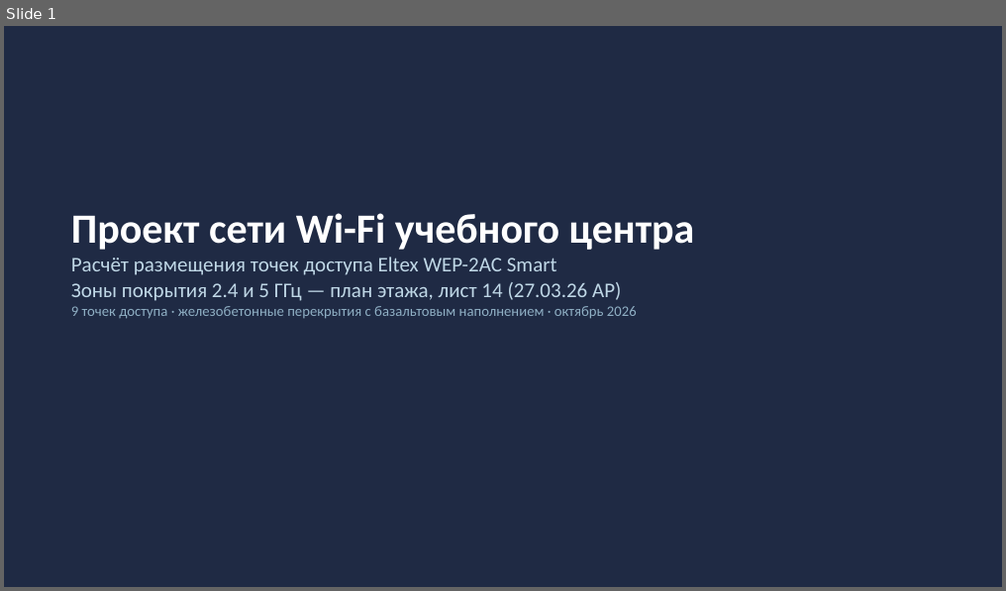
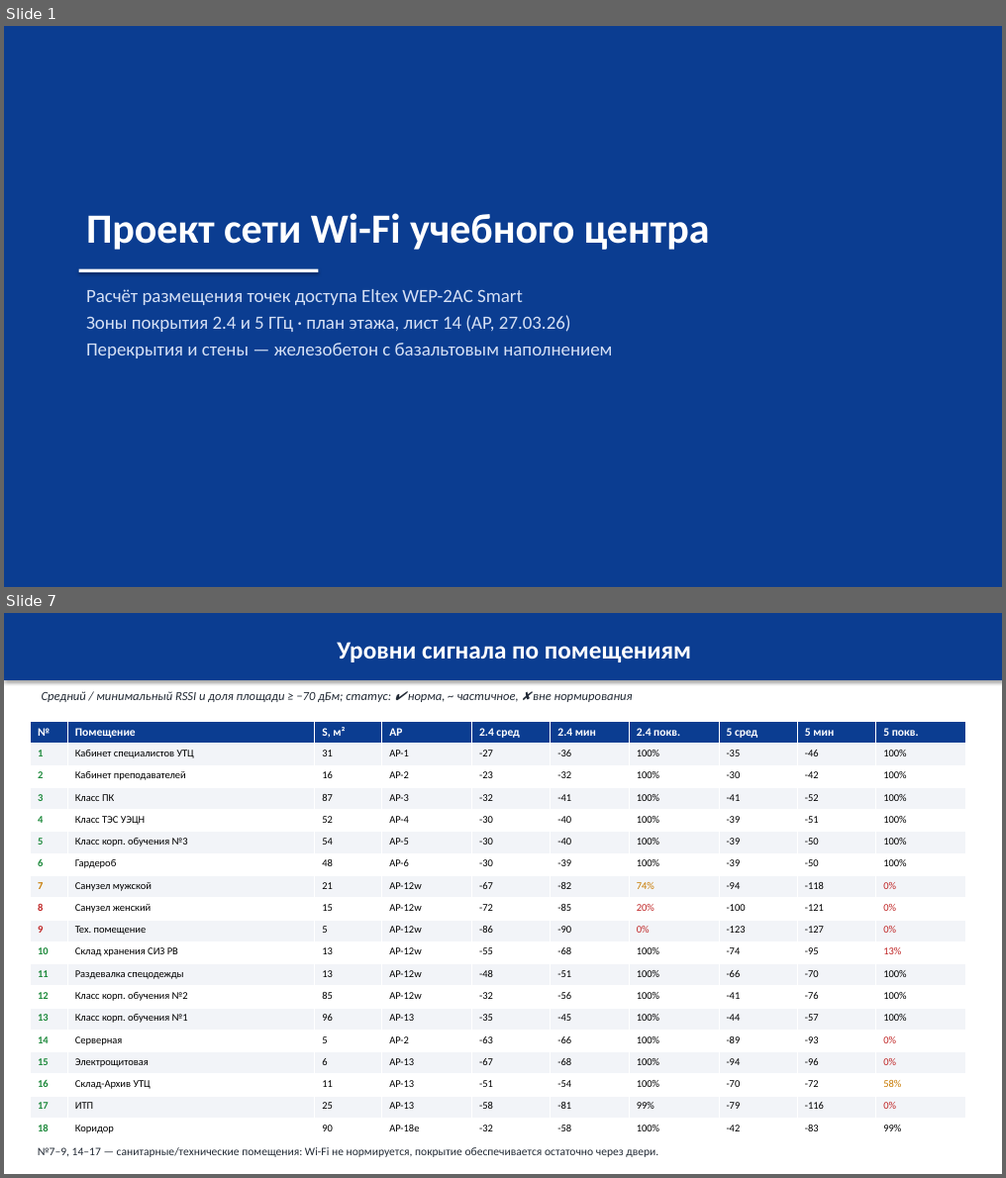
Before and after one commit to vertikalnii/preza, a slide deck: out/WiFi_Eltex_WEP-2AC_план_лист14.pptx. Shown one above the other, each under a label of ours: slide 1 before the commit, slides 1 and 7 after it; the slides between them are not shown. The pictures are 1006x591 and 1006x1178 pixels, drawn with LibreOffice and Linux fonts; fonts in the diff are those of the drawing. Boxes give left, top, right and bottom in pixels: in the first picture for what was removed or moved away, otherwise in the second. Text is boxed around its words. In the diff, an @@ line names an element or a change of style, - is before the commit and + after.

```diff
--- a/out/WiFi_Eltex_WEP-2AC_план_лист14.pptx
+++ b/out/WiFi_Eltex_WEP-2AC_план_лист14.pptx
@@ slide 7 added at <box>4,613,1002,1174</box>, background #FFFFFF @@
@@ rectangle added at <box>4,613,1002,680</box>, fill #0B3D91, 24 pt, text #FFFFFF, bold @@
+Уровни сигнала по помещениям
@@ text added at <box>42,691,633,702</box>, 12 pt, text #222A35, italic @@
+Средний / минимальный RSSI и доля площади ≥ −70 дБм; статус: ✔ норма, ~ частичное, ✘ вне нормирования
@@ table added at <box>30,722,966,1141</box>, 19 rows, 10 columns @@
+№ | Помещение | S, м² | AP | 2.4 сред | 2.4 мин | 2.4 покв. | 5 сред | 5 мин | 5 покв.
+1 | Кабинет специалистов УТЦ | 31 | AP-1 | -27 | -36 | 100% | -35 | -46 | 100%
+2 | Кабинет преподавателей | 16 | AP-2 | -23 | -32 | 100% | -30 | -42 | 100%
+3 | Класс ПК | 87 | AP-3 | -32 | -41 | 100% | -41 | -52 | 100%
+4 | Класс ТЭС УЭЦН | 52 | AP-4 | -30 | -40 | 100% | -39 | -51 | 100%
+5 | Класс корп. обучения №3 | 54 | AP-5 | -30 | -40 | 100% | -39 | -50 | 100%
+6 | Гардероб | 48 | AP-6 | -30 | -39 | 100% | -39 | -50 | 100%
+7 | Санузел мужской | 21 | AP-12w | -67 | -82 | 74% | -94 | -118 | 0%
+8 | Санузел женский | 15 | AP-12w | -72 | -85 | 20% | -100 | -121 | 0%
+9 | Тех. помещение | 5 | AP-12w | -86 | -90 | 0% | -123 | -127 | 0%
+10 | Склад хранения СИЗ РВ | 13 | AP-12w | -55 | -68 | 100% | -74 | -95 | 13%
+11 | Раздевалка спецодежды | 13 | AP-12w | -48 | -51 | 100% | -66 | -70 | 100%
+12 | Класс корп. обучения №2 | 85 | AP-12w | -32 | -56 | 100% | -41 | -76 | 100%
+13 | Класс корп. обучения №1 | 96 | AP-13 | -35 | -45 | 100% | -44 | -57 | 100%
+14 | Серверная | 5 | AP-2 | -63 | -66 | 100% | -89 | -93 | 0%
+15 | Электрощитовая | 6 | AP-13 | -67 | -68 | 100% | -94 | -96 | 0%
+16 | Склад-Архив УТЦ | 11 | AP-13 | -51 | -54 | 100% | -70 | -72 | 58%
+17 | ИТП | 25 | AP-13 | -58 | -81 | 99% | -79 | -116 | 0%
+18 | Коридор | 90 | AP-18e | -32 | -58 | 100% | -42 | -83 | 99%
@@ text added at <box>38,1148,658,1157</box>, 11 pt, text #222A35 @@
+№7–9, 14–17 — санитарные/технические помещения: Wi-Fi не нормируется, покрытие обеспечивается остаточно через двери.
@@ slide 1 changed as well @@
@@ rectangle at <box>4,26,1002,587</box>: fill #1F2A44 to #0B3D91 @@
@@ text "Проект сети Wi-Fi учебного центра": place and size @@
-text "Проект сети Wi-Fi учебного центра" at <box>71,213,695,319</box>
+text "Проект сети Wi-Fi учебного центра" at <box>86,213,710,250</box>
@@ text "Проект сети Wi-Fi учебного центра" at <box>86,213,710,250</box>: more space between paragraphs @@
@@ text at <box>71,257,637,319</box>: paragraphs removed @@
-Расчёт размещения точек доступа Eltex WEP-2AC Smart
-Зоны покрытия 2.4 и 5 ГГц — план этажа, лист 14 (27.03.26 АР)
-9 точек доступа · железобетонные перекрытия с базальтовым наполнением · октябрь 2026
@@ rectangle added at <box>79,270,319,273</box>, fill #FFFFFF @@
@@ text added at <box>86,289,612,359</box>, 18 pt, text #D5E0F5 @@
+Расчёт размещения точек доступа Eltex WEP-2AC Smart
+Зоны покрытия 2.4 и 5 ГГц · план этажа, лист 14 (АР, 27.03.26)
+Перекрытия и стены — железобетон с базальтовым наполнением
```
Also in this commit, not shown: 7 other slides added, 7 slides removed, 11 other files.
